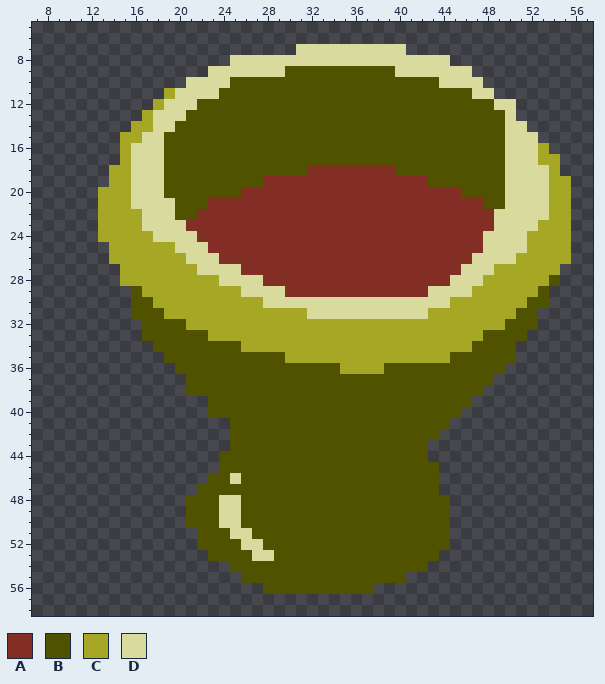
Pixel-art file -- Assets/Sprites/chalice.aseprite. This is how it looked before the edit.
64x64 pixels, 1 frame. Shown: x 7..57, y 5..58.
Palette (. is transparent): A #822e24  B #515200  C #a6a725  D #d9da9d
Pixels before (only the part around the change), first column x 7:
 5 ...................................................
 6 ...................................................
 7 ........................DDDDDDDDDD.................
 8 ..................DDDDDDDDDDDDDDDDDDDD.............
 9 ................DDDDDDDBBBBBBBBBBDDDDDDD...........
10 ..............DDDDBBBBBBBBBBBBBBBBBBBDDDD..........
11 ............CDDDDBBBBBBBBBBBBBBBBBBBBBBBDD.........
12 ...........CDDDBBBBBBBBBBBBBBBBBBBBBBBBBBBDD.......
13 ..........CDDDBBBBBBBBBBBBBBBBBBBBBBBBBBBBBD.......
14 .........CCDDBBBBBBBBBBBBBBBBBBBBBBBBBBBBBBDD......
15 ........CCDDBBBBBBBBBBBBBBBBBBBBBBBBBBBBBBBDDD.....
16 ........CDDDBBBBBBBBBBBBBBBBBBBBBBBBBBBBBBBDDDC....
17 ........CDDDBBBBBBBBBBBBBBBBBBBBBBBBBBBBBBBDDDCC...
18 .......CCDDDBBBBBBBBBBBBBAAAAAAAABBBBBBBBBBDDDDC...
19 .......CCDDDBBBBBBBBBAAAAAAAAAAAAAAABBBBBBBDDDDCC..
20 ......CCCDDDBBBBBBBAAAAAAAAAAAAAAAAAAAABBBBDDDDCC..
21 ......CCCDDDDBBBAAAAAAAAAAAAAAAAAAAAAAAAABBDDDDCC..
22 ......CCCCDDDBBAAAAAAAAAAAAAAAAAAAAAAAAAAADDDDDCC..
23 ......CCCCDDDDAAAAAAAAAAAAAAAAAAAAAAAAAAAADDDDCCC..
24 ......CCCCCDDDDAAAAAAAAAAAAAAAAAAAAAAAAAADDDDCCCC..
25 .......CCCCCCDDDAAAAAAAAAAAAAAAAAAAAAAAAADDDDCCCC..
26 .......CCCCCCCDDDAAAAAAAAAAAAAAAAAAAAAAADDDDCCCCC..
27 ........CCCCCCCDDDDAAAAAAAAAAAAAAAAAAAADDDCCCCCC...
28 ........CCCCCCCCCDDDDAAAAAAAAAAAAAAAAADDDCCCCCCB...
29 .........BCCCCCCCCCDDDDAAAAAAAAAAAAADDDDCCCCCCB....
30 .........BBCCCCCCCCCCDDDDDDDDDDDDDDDDDCCCCCCCBB....
31 .........BBBCCCCCCCCCCCCCDDDDDDDDDDDCCCCCCCCBB.....
32 ..........BBBBCCCCCCCCCCCCCCCCCCCCCCCCCCCCCBBB.....
33 ..........BBBBBBCCCCCCCCCCCCCCCCCCCCCCCCCBBBB......
34 ...........BBBBBBBBCCCCCCCCCCCCCCCCCCCCCBBBB.......
35 ............BBBBBBBBBBBCCCCCCCCCCCCCCCBBBBBB.......
36 .............BBBBBBBBBBBBBBBCCCCBBBBBBBBBBB........
37 ..............BBBBBBBBBBBBBBBBBBBBBBBBBBBB.........
38 ..............BBBBBBBBBBBBBBBBBBBBBBBBBBB..........
39 ................BBBBBBBBBBBBBBBBBBBBBBBB...........
40 ................BBBBBBBBBBBBBBBBBBBBBBB............
41 ..................BBBBBBBBBBBBBBBBBBBB.............
42 ..................BBBBBBBBBBBBBBBBBBB..............
43 ..................BBBBBBBBBBBBBBBBBB...............
44 .................BBBBBBBBBBBBBBBBBBB...............
45 .................BBBBBBBBBBBBBBBBBBBB..............
46 ................BBDBBBBBBBBBBBBBBBBBB..............
47 ...............BBBBBBBBBBBBBBBBBBBBBB..............
48 ..............BBBDDBBBBBBBBBBBBBBBBBBB.............
49 ..............BBBDDBBBBBBBBBBBBBBBBBBB.............
50 ..............BBBDDBBBBBBBBBBBBBBBBBBB.............
51 ...............BBBDDBBBBBBBBBBBBBBBBBB.............
52 ...............BBBBDDBBBBBBBBBBBBBBBBB.............
53 ................BBBBDDBBBBBBBBBBBBBBB..............
54 ..................BBBBBBBBBBBBBBBBBB...............
55 ...................BBBBBBBBBBBBBBB.................
56 .....................BBBBBBBBBB....................
57 ...................................................
58 ...................................................
And afterwards:
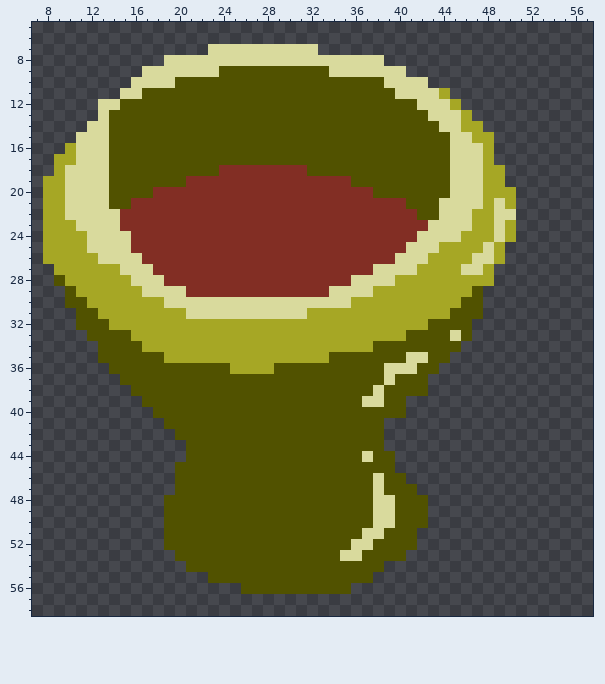
Edits made:
y 7: x 23..30 ........ -> DDDDDDDD; x 33..40 DDDDDDDD -> ........
y 8: x 19..24 ...... -> DDDDDD; x 39..44 DDDDDD -> ......
y 9: x 17..22 ...... -> DDDDDD; x 24..29 DDDDDD -> BBBBBB; x 34..39 BBBBBB -> DDDDDD; x 41..46 DDDDDD -> ......
y 10: x 16..24 .....DDDD -> DDDDBBBBB; x 39..47 BBBBBDDDD -> DDDD.....
y 11: x 15..23 ....CDDDD -> DDBBBBBBB; x 40..48 BBBBBBBDD -> DDDDC....
y 12: x 13..21 .....CDDD -> DDBBBBBBB; x 42..50 BBBBBBBDD -> DDDC.....
y 13: x 13..20 ....CDDD -> DBBBBBBB; x 43..50 BBBBBBBD -> DDDC....
y 14: x 12..19 ....CCDD -> DDBBBBBB; x 44..51 BBBBBBDD -> DDCC....
y 15: x 11..18 ....CCDD -> DDDBBBBB; x 45..52 BBBBBDDD -> DDCC....
y 16: x 10..18 .....CDDD -> CDDDBBBBB; x 45..53 BBBBBDDDC -> DDDC.....
y 17: x 9..18 ......CDDD -> CCDDDBBBBB; x 45..54 BBBBBDDDCC -> DDDC......
y 18: x 9..18 .....CCDDD -> CDDDDBBBBB; x 24..39 BBBBBBBBAAAAAAAA -> AAAAAAAABBBBBBBB; x 45..54 BBBBBDDDDC -> DDDCC.....
y 19: x 8..18 ......CCDDD -> CCDDDDBBBBB; x 21..27 BBBBBBB -> AAAAAAA; x 36..42 AAAAAAA -> BBBBBBB; x 45..55 BBBBBDDDDCC -> DDDCC......
y 20: x 8..25 .....CCCDDDBBBBBBB -> CCDDDDBBBBAAAAAAAA; x 38..55 AAAAAAAABBBBDDDDCC -> BBBBBBBDDDCCC.....
y 21: x 8..22 .....CCCDDDDBBB -> CCDDDDBBAAAAAAA; x 41..55 AAAAAAABBDDDDCC -> BBBDDDDCDC.....
y 22: x 8..21 .....CCCCDDDBB -> CCDDDDDAAAAAAA; x 42..48 AAAAAAA -> BBDDDCC; x 51..55 DDDCC -> .....
y 23: x 8..20 .....CCCCDDDD -> CCCDDDDAAAAAA; x 43..48 AAAAAA -> DDDDCC; x 50..55 DDDCCC -> C.....
y 24: x 8..21 .....CCCCCDDDD -> CCCCDDDDAAAAAA; x 42..48 AAAAAAD -> DDDDCCC; x 50..55 DDCCCC -> C.....
y 25: x 8..22 ......CCCCCCDDD -> CCCCDDDDAAAAAAA; x 41..47 AAAAAAA -> DDDCCCC; x 49..55 DDDCCCC -> C......
y 26: x 8..23 ......CCCCCCCDDD -> CCCCCDDDDAAAAAAA; x 40..46 AAAAAAA -> DDDCCCC; x 49..55 DDCCCCC -> C......
y 27: x 9..25 ......CCCCCCCDDDD -> CCCCCCDDDAAAAAAAA; x 38..45 AAAAAAAA -> DDDDCCCC; x 48..54 DCCCCCC -> C......
y 28: x 9..14 ...... -> BCCCCC; x 16..27 CCCCCCCCDDDD -> DDDAAAAAAAAA; x 36..47 AAAAAAAAADDD -> DDDDCCCCCCCC; x 49..54 CCCCCB -> ......
y 29: x 10..29 ......BCCCCCCCCCDDDD -> BCCCCCCDDDDAAAAAAAAA; x 34..53 AAAAAAAAADDDDCCCCCCB -> DDDDCCCCCCCCCB......
y 30: x 10..17 ......BB -> BBCCCCCC; x 19..27 CCCCCCCCC -> DDDDDDDDD; x 36..44 DDDDDDDDD -> CCCCCCCCC; x 46..53 CCCCCCBB -> BB......
y 31: x 11..18 .....BBB -> BBCCCCCC; x 21..42 CCCCCCCCCCCDDDDDDDDDDD -> DDDDDDDDDDDCCCCCCCCCCC; x 45..52 CCCCCCBB -> BBB.....
y 32: x 11..20 ......BBBB -> BBBCCCCCCC; x 43..52 CCCCCCCBBB -> BBBB......
y 33: x 12..22 .....BBBBBB -> BBBBCCCCCCC; x 41..51 CCCCCCCBBBB -> BBBBDB.....
y 34: x 13..25 .....BBBBBBBB -> BBBBCCCCCCCCC; x 38..50 CCCCCCCCCBBBB -> BBBBBBBB.....
y 35: x 13..29 ......BBBBBBBBBBB -> BBBBBBCCCCCCCCCCC; x 34..50 CCCCCCCCCCCBBBBBB -> BBBBBBBDDBB......
y 36: x 14..19 ...... -> BBBBBB; x 25..28 BBBB -> CCCC; x 35..41 CCCCBBB -> BBBBDDD; x 44..49 BBBBBB -> ......
y 37: x 15..20 ...... -> BBBBBB; x 39 B -> D; x 43..48 BBBBBB -> ......
y 38: x 16..20 ..... -> BBBBB; x 38 B -> D; x 43..47 BBBBB -> .....
y 39: x 17..22 ...... -> BBBBBB; x 37..38 BB -> DD; x 41..46 BBBBBB -> ......
y 40: x 18..22 ..... -> BBBBB; x 41..45 BBBBB -> .....
y 41: x 19..24 ...... -> BBBBBB; x 39..44 BBBBBB -> ......
y 42: x 20..24 ..... -> BBBBB; x 39..43 BBBBB -> .....
y 43: x 21..24 .... -> BBBB; x 39..42 BBBB -> ....
y 44: x 21..23 ... -> BBB; x 37 B -> D; x 40..42 BBB -> ...
y 45: x 20..23 .... -> BBBB; x 40..43 BBBB -> ....
y 46: x 20..22 ... -> BBB; x 25 D -> B; x 38 B -> D; x 41..43 BBB -> ...
y 47: x 20..21 .. -> BB; x 38 B -> D; x 42..43 BB -> ..
y 48..50: x 19..20 .. -> BB; x 24..25 DD -> BB; x 38..39 BB -> DD; x 43..44 BB -> ..
y 51: x 19..21 ... -> BBB; x 25..26 DD -> BB; x 37..38 BB -> DD; x 42..44 BBB -> ...
y 52: x 19..21 ... -> BBB; x 26..27 DD -> BB; x 36..37 BB -> DD; x 42..44 BBB -> ...
y 53: x 20..22 ... -> BBB; x 27..28 DD -> BB; x 35..36 BB -> DD; x 41..43 BBB -> ...
y 54: x 21..24 .... -> BBBB; x 39..42 BBBB -> ....
y 55: x 23..25 ... -> BBB; x 38..40 BBB -> ...
y 56: x 26..27 .. -> BB; x 36..37 BB -> ..
Pixel boxes of the changes (left, top, right, bottom) in both pictures:
changed: (43, 44, 571, 594)
